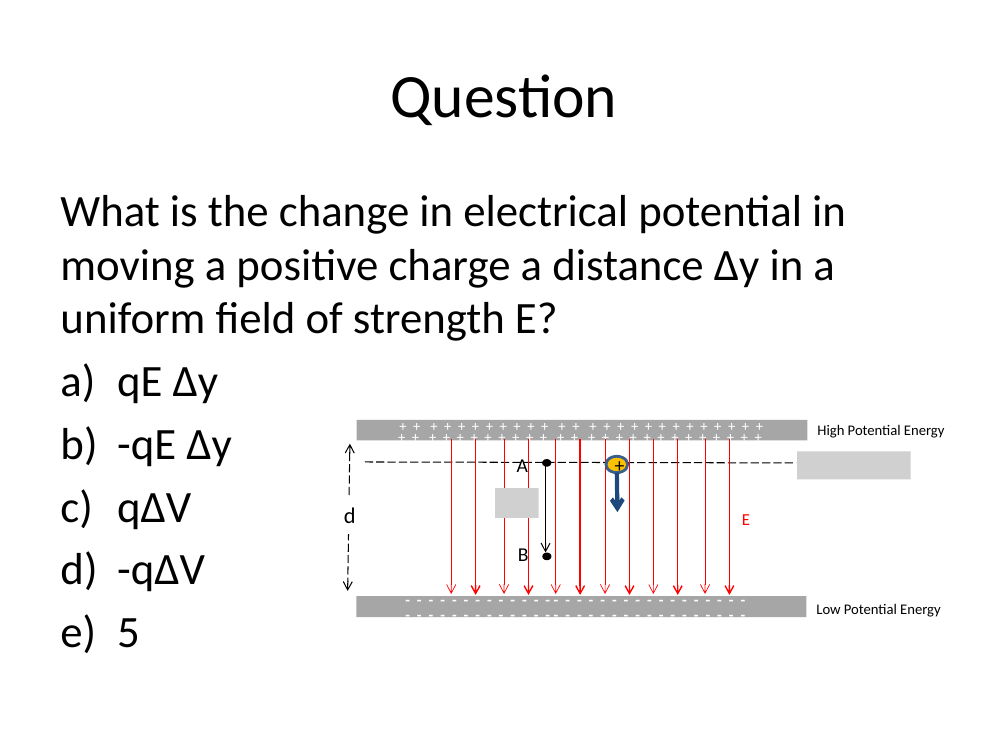
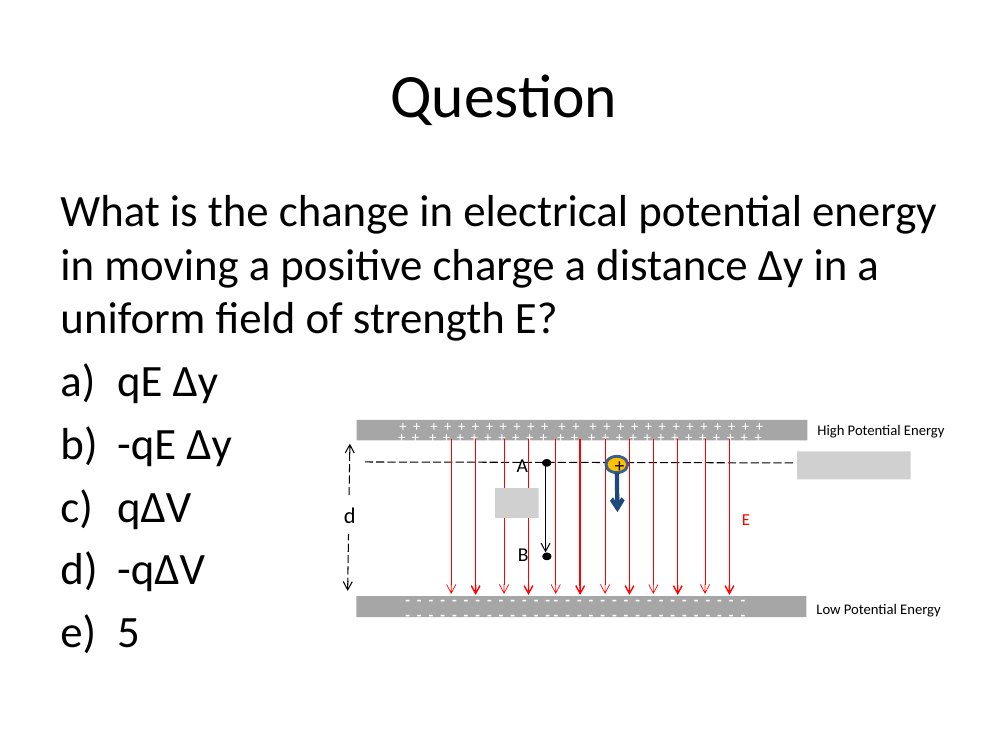
Before and after one commit to rtlines/PH223-Engineering-Physics, a slide deck: slide 32 of Slides/PH223_Lecture_28.pptx. Drawn at 1008x756 pixels with LibreOffice and Linux fonts; fonts in the diff are those of the drawing; grey boxes stand for pictures. Boxes give left, top, right and bottom in pixels: in the first picture for what was removed or moved away, otherwise in the second. Text is boxed around its words. In the diff, an @@ line names an element or a change of style, - is before the commit and + after.

Commit message:
lecture 31 update

```diff
--- a/Slides/PH223_Lecture_28.pptx
+++ b/Slides/PH223_Lecture_28.pptx
@@ text at bbox=[60, 195, 936, 341]: text changed @@
-What is the change in electrical potential in moving a positive charge a distance Δy in a uniform field of strength E?
+What is the change in electrical potential energy in moving a positive charge a distance Δy in a uniform field of strength E?
```
Also in this commit, not shown: 4 other files.
